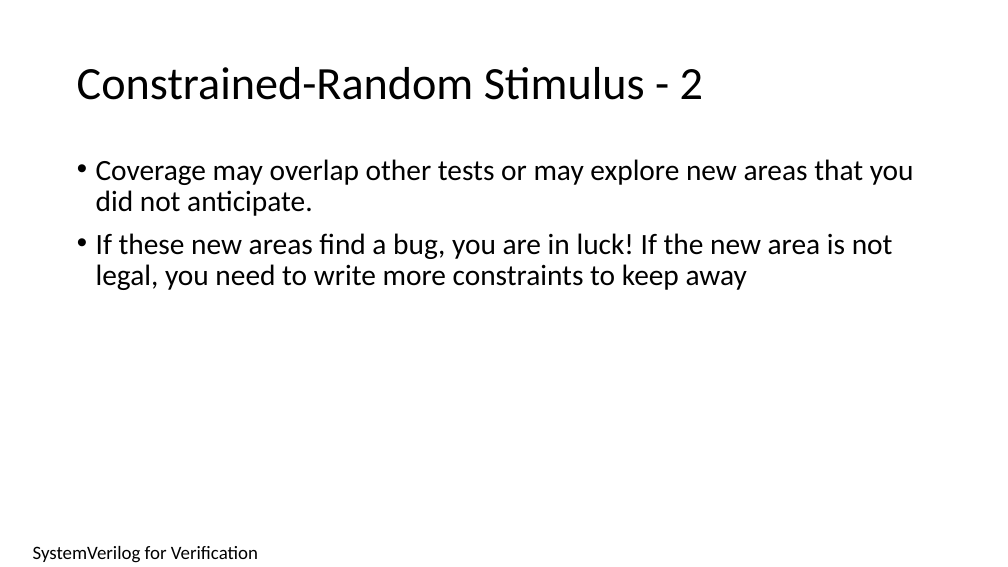
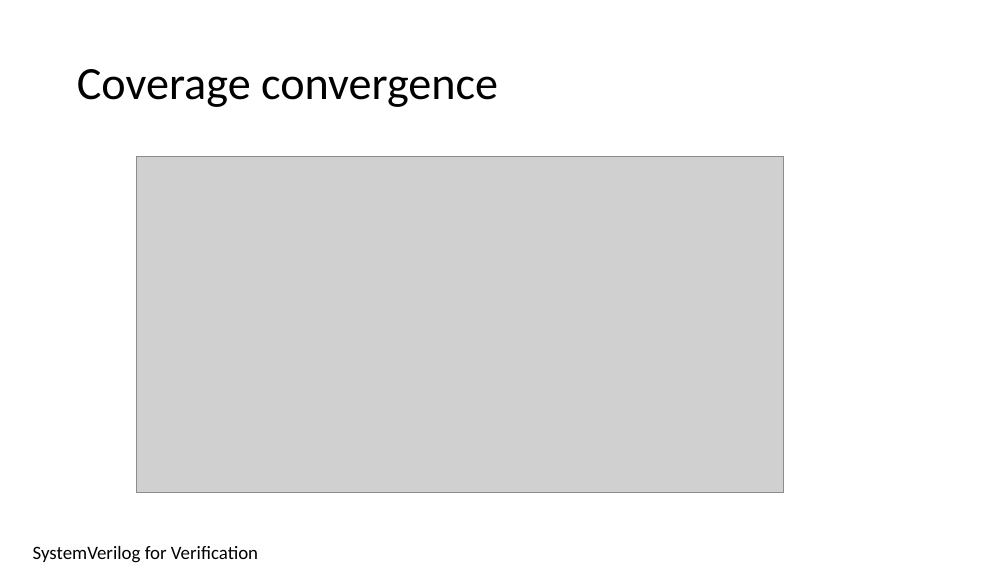
Before and after one commit to isomoye/EEGR471, a slide deck: slide 14 of sections/Segment_6.pptm (slide 16 before the commit). Drawn at 1008x567 pixels with LibreOffice and Linux fonts; fonts in the diff are those of the drawing; grey boxes stand for pictures. Boxes give left, top, right and bottom in pixels: in the first picture for what was removed or moved away, otherwise in the second. Text is boxed around its words. In the diff, an @@ line names an element or a change of style, - is before the commit and + after.

```diff
--- a/sections/Segment_6.pptm
+++ b/sections/Segment_6.pptm
@@ title at <box>77,69,498,107</box>: text changed @@
-Constrained-Random Stimulus - 2
+Coverage convergence
@@ text removed at <box>96,159,914,290</box> @@
-• Coverage may overlap other tests or may explore new areas that you did not anticipate.
-• If these new areas find a bug, you are in luck! If the new area is not legal, you need to write more constraints to keep away
@@ picture added at <box>137,157,783,492</box> @@
```
Also in this commit, not shown: 2 other slides changed, 67 slides added, 24 slides removed, 6 other files.
